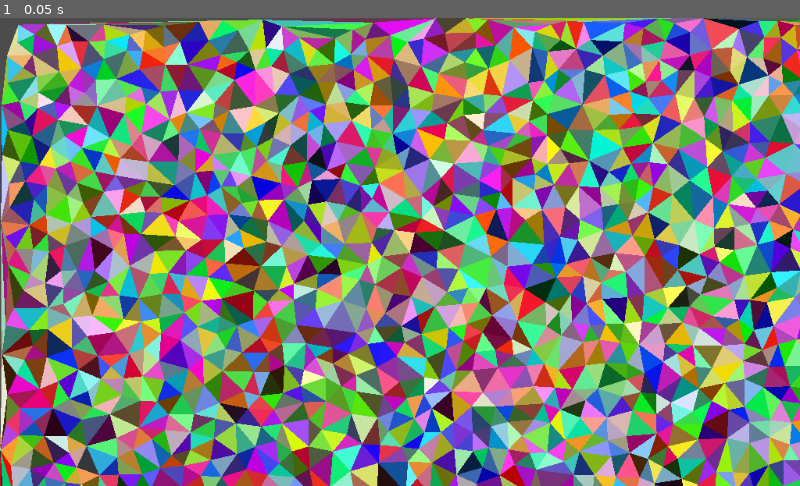
Above: before the commit, frame 1.
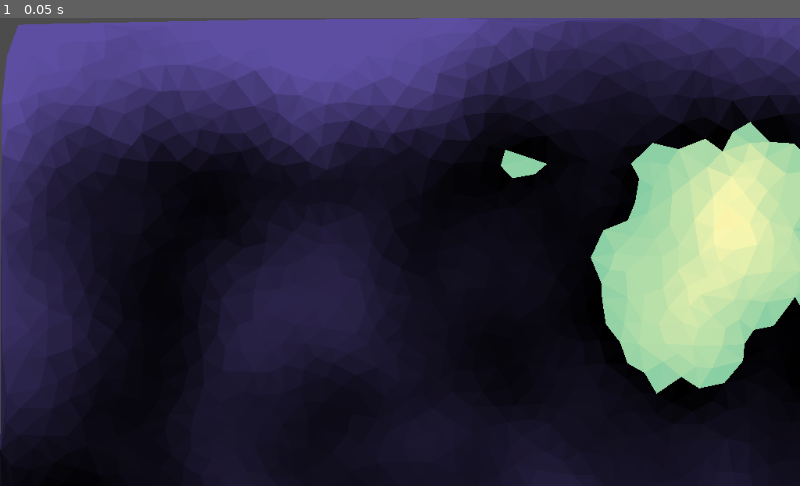
Above: after the commit, the same moment.

Repository: eriwyn/societer
Game: Godot game, scene res://world/game.tscn
The game is run twice, just before and just after one commit, with the same random seed, the same clock (stepped at 60 frames per second) and the same inputs.
Inputs:
- Up to frame 1 (0.05 s): no input

The runs differ from the first frame. In frame 1, 99% of the frame differs, in the area x 0-100%, y 0-100%.

Commit message:
Map : Triangle color based on elevation

Diff:
--- a/ui/map/map.gd
+++ b/ui/map/map.gd
@@ -42,10 +42,17 @@
 
 
 func draw_triangles():
-	for polygon in terrain.get_triangles_as_polygon():
+	for triangle in terrain.get_triangles():
+		var colors = Gradient.new()
+		colors.add_point(0.999,  Color("#9e0142")) # red
+		colors.add_point(0.5,  Color("#dc865d")) # orange
+		colors.add_point(0.25,  Color("#fbf8b0")) # yellow
+		colors.add_point(0,  Color("#89cfa5")) # green
+		colors.add_point(-0.999,  Color("#5e4fa2")) # blue
 		var color = Color(randf(), randf(), randf(), 1)
-		if polygon.size() > 2:
-			draw_polygon(polygon, PoolColorArray([color]))
+		color = colors.interpolate(min(triangle.get_data("elevation"), 0.999))
+		if triangle.polygon().size() > 2:
+			draw_polygon(triangle.polygon(), PoolColorArray([color]))
 
 func draw_triangles_edges(color=Color("#000000")):
 	for line in terrain.get_edges_as_line():
--- a/world/game.gd
+++ b/world/game.gd
@@ -28,8 +28,8 @@
 	emit_signal("world_loaded", terrain)
 
 func init_points_data():
-	for index in terrain.get_points().size():
-		terrain.get_point(index).set_elevation(find_elevation(terrain.get_point(index).point2d()))
+	for point in terrain.get_points():
+		point.set_elevation(find_point_elevation(point.point2d()))
 #		points_data.append({
 #			"elevation": 0,
 #			"used": false,
@@ -39,8 +39,10 @@
 #			"mountain": false,
 #			"river": false
 #		})
+	for triangle in terrain.get_triangles():
+		triangle.set_data("elevation", find_triangle_elevation(triangle))
 
-func find_elevation(point):
+func find_point_elevation(point):
 	var border = border_width + rng.randf_range(-20.0, 20.0)
 	var elevation = noise.get_noise_2d(point.x / wavelength, point.y / wavelength)
 
@@ -60,11 +62,12 @@
 
 	elevation = min(elevation, 1)
 
-	elevation = elevation * terraces
+	# elevation = elevation * terraces
 	return elevation
-#
-#	if points_data[point_id].elevation <= 0:
-#		points_data[point_id].water = true
-#
-#	if points_data[point_id].elevation >= mountain_height:
-#		points_data[point_id].mountain = true
+
+func find_triangle_elevation(triangle):
+	var elevation = 0
+	for point in triangle.points():
+		elevation += point.get_elevation()
+	elevation /= 3
+	return elevation
